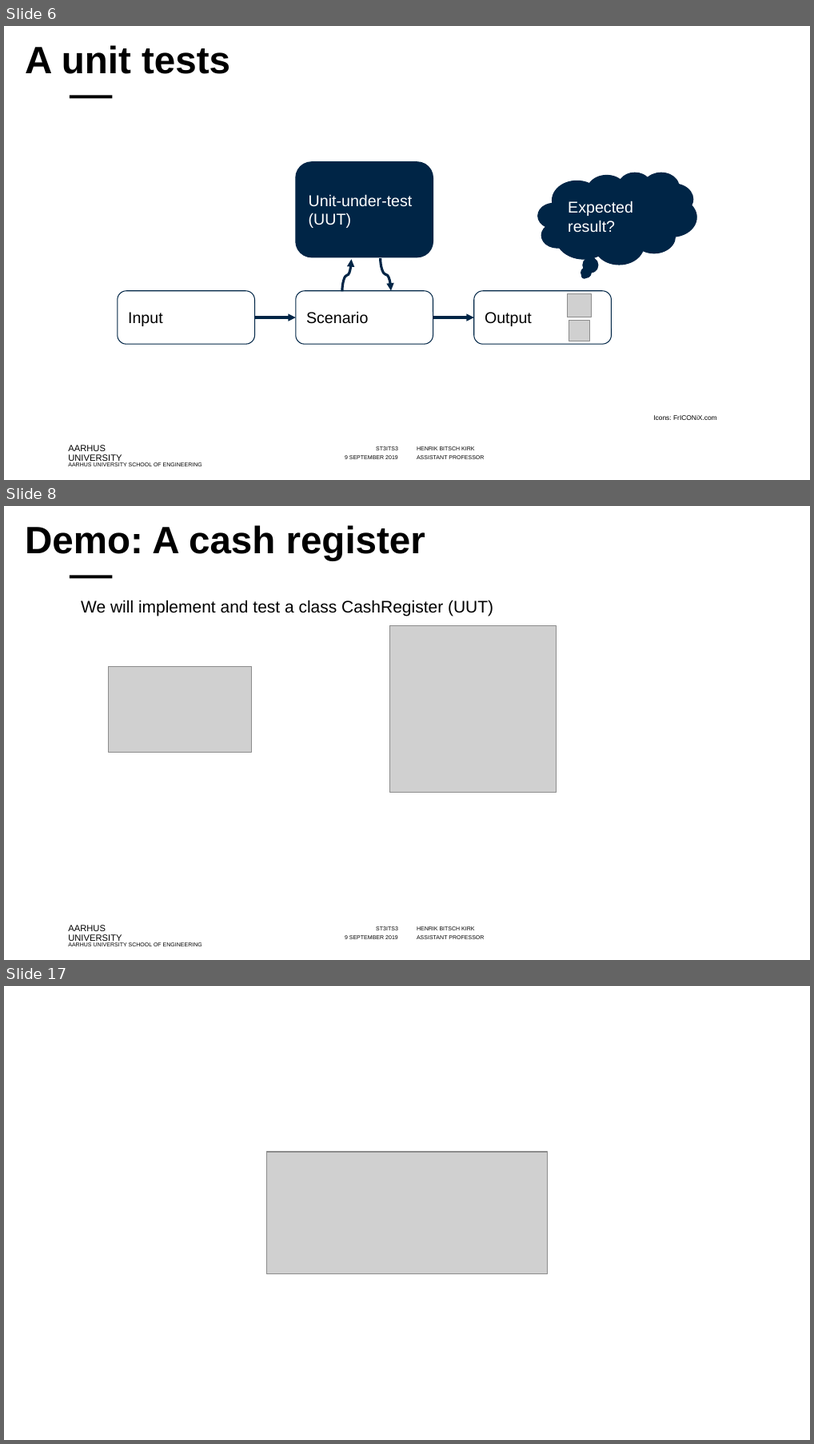
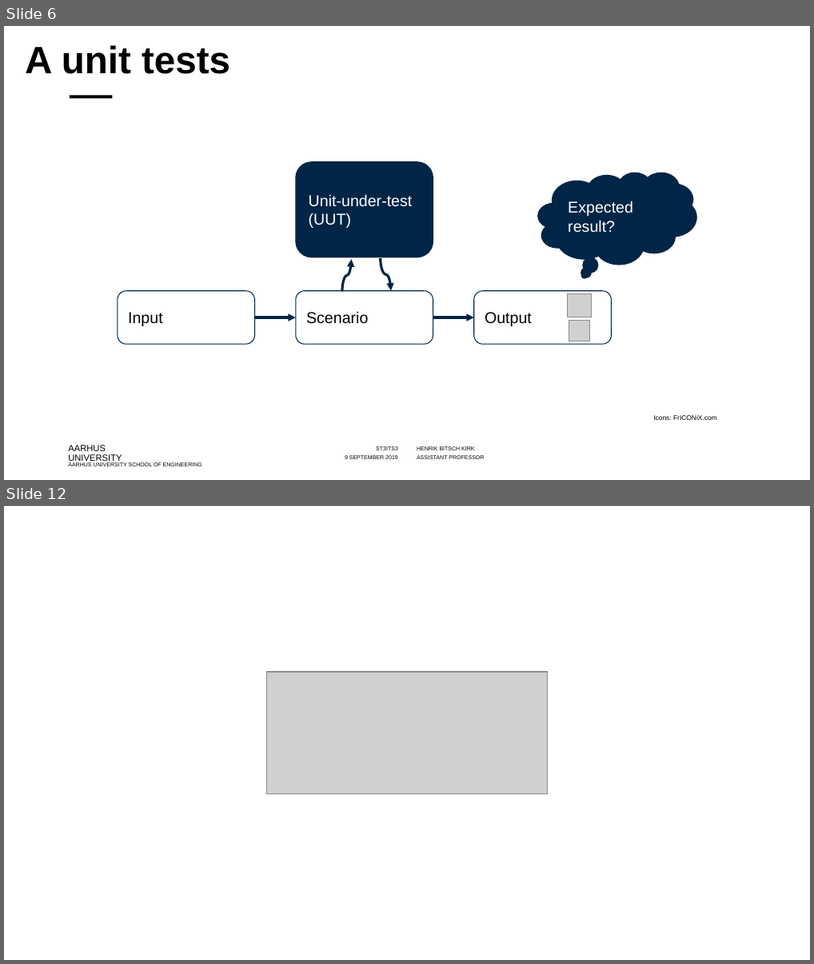
Before and after one commit to codesmurf/st3its3_teaching, a slide deck: 09 Unit Tests/Introduction to Unit Tests.pptx. Shown one above the other, each under a label of ours: slides 6, 8 and 17 before the commit, slides 6 and 12 after it; the slides between them are not shown. The pictures are 814x1444 and 814x964 pixels, drawn with LibreOffice and Linux fonts; fonts in the diff are those of the drawing; grey boxes stand for pictures; background and template pictures are left out. Boxes give left, top, right and bottom in pixels: in the first picture for what was removed or moved away, otherwise in the second. Text is boxed around its words. In the diff, an @@ line names an element or a change of style, - is before the commit and + after.

```diff
--- a/09 Unit Tests/Introduction to Unit Tests.pptx
+++ b/09 Unit Tests/Introduction to Unit Tests.pptx
@@ slide 8 removed at <box>4,506,810,960</box>, background #FFFFFF; not listed: 8 template elements that a slide beside it also shows @@
@@ title removed at <box>25,525,426,561</box> @@
-Demo: A cash register
@@ text removed at <box>81,600,494,616</box> @@
-We will implement and test a class CashRegister (UUT)
@@ picture removed at <box>390,625,556,792</box> @@
@@ picture removed at <box>108,667,251,752</box> @@
@@ what was slide 17 is now slide 12 @@
```
Also in this commit, not shown: 10 slides changed, 1 slide added, 9 other slides removed.
